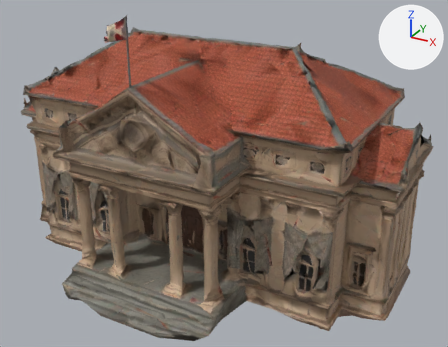
A saved change to the glTF model public/models/theater.glb.
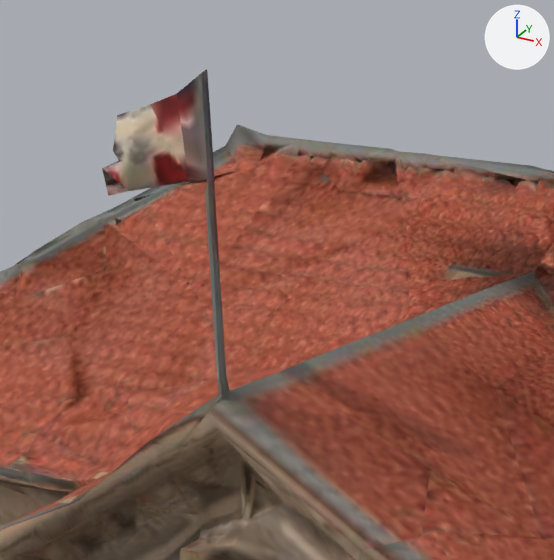
Old and new are each drawn whole from a camera (50 mm lens) standing at (1.356, -2.188, 0.959) and looking at (0.145, 0.014, -0.142) and again close up on the part from 18% to 45% of the width and 0% to 35% of the height. The axes (+X, +Y, +Z) are drawn at upper right. The lights are the same throughout. The older version's two pictures come first. Where no turn or scale is listed for an object, it has been applied to the vertices. Vertices at exactly the same position are counted once.
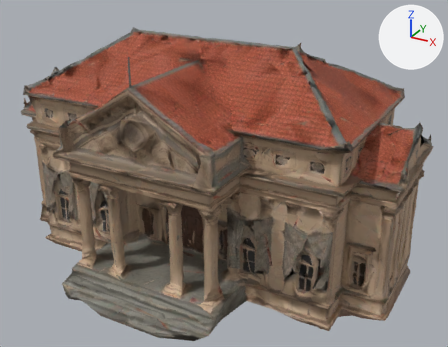
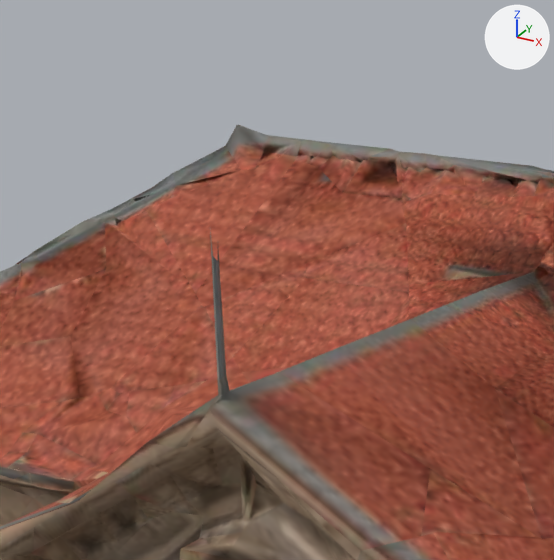
Location of each change, (x1, y1, x2, y2) in pixels of the close-ups (554 x 560 px):
'Mesh_0', reshaped: before (0, 69, 554, 560); after (0, 125, 554, 560)
part 1 of me_mesh_0, deleted: before (102, 69, 219, 383)

Patch to the scene script:
```diff
--- a/public/models/theater.glb.py
+++ b/public/models/theater.glb.py
@@ me_mesh_0 @@
 # used by ob_mesh_0; location = (0.0, 0.0, -0.009)
-me_mesh_0.from_pydata(...)  # 8512 vertices, 17534 faces; spans x -0.95..0.95, y -0.58..0.58, z -0.6..0.6
+me_mesh_0.from_pydata(...)  # 8488 vertices, 17484 faces; spans x -0.95..0.95, y -0.58..0.58, z -0.6..0.49
+# me_mesh_0 part 1
+# 24 vertices are removed from x -0.1..0.0, y -0.44..-0.42, z 0.5..0.6
+# 50 faces are deleted
 me_mesh_0.materials.append(mat_material_0)
```
